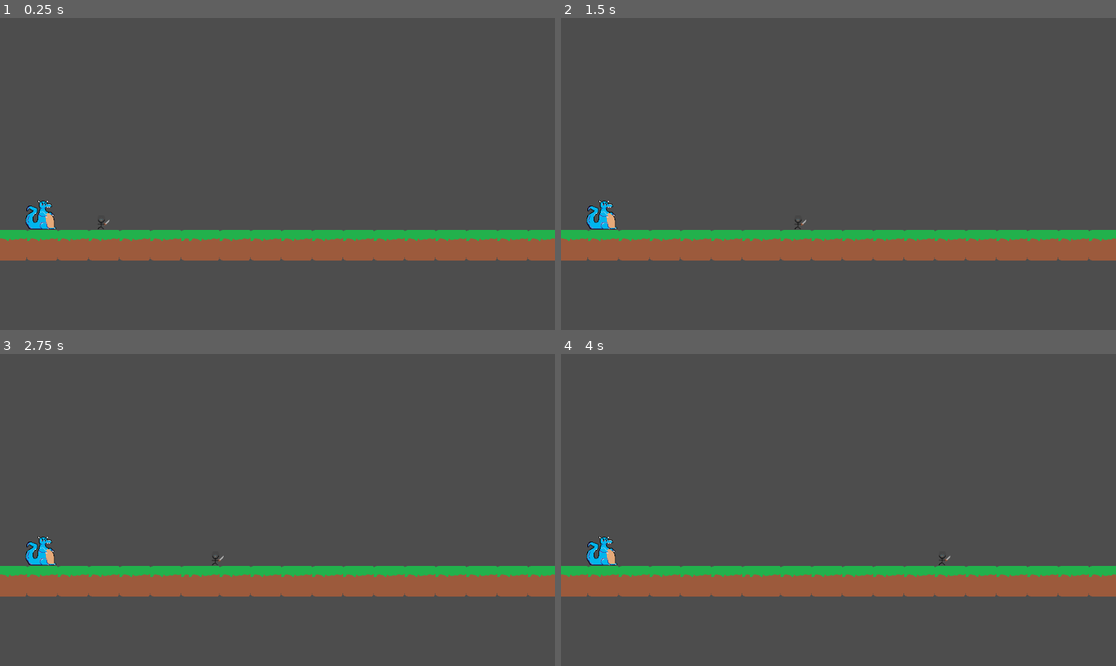
Above: before the commit, frames 1-4 (two rows, left to right).
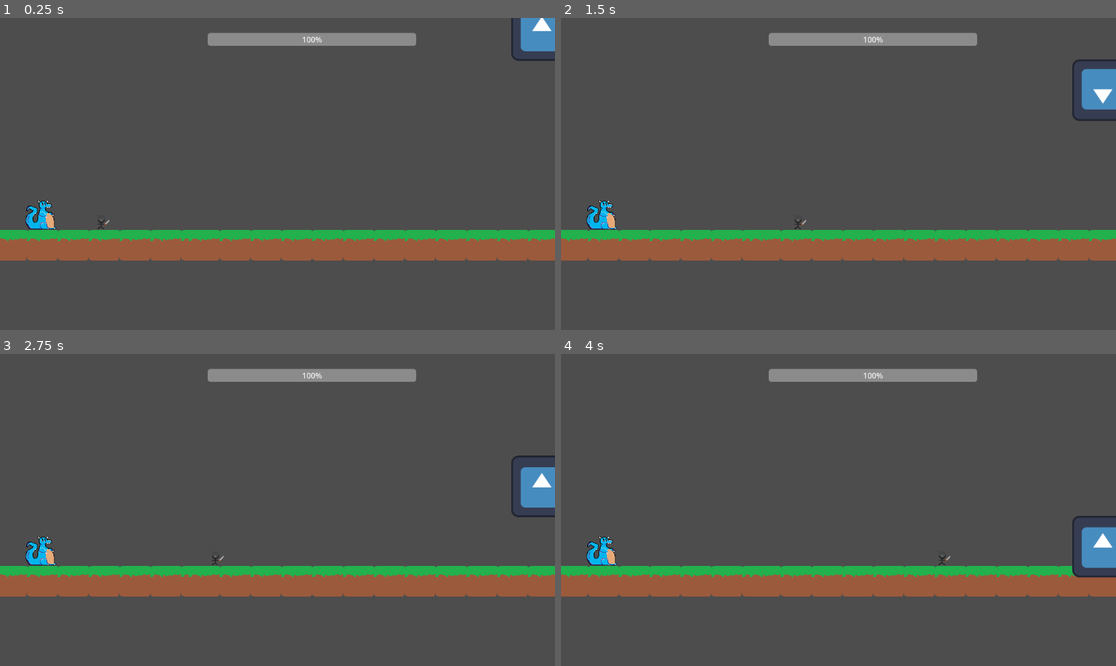
Above: after the commit, the same moments.

Repository: pbagnoud/trijam311
Game: Godot game, scene res://scene/main.tscn
The game is run twice, just before and just after one commit, with the same random seed, the same clock (stepped at 60 frames per second) and the same inputs. The project has no main scene, so this scene is started directly. The engine's default icon, where the game draws it, is replaced by a stand-in: a white triangle on a blue panel in a dark square.
Inputs:
- Up to frame 1 (0.25 s): no input
- Up to frame 2 (1.5 s): tap Enter (ui_accept) at 0.5, 0.77 s; hold Right (ui_right) from 0.53 s (still down)
- Up to frame 3 (2.75 s): tap Enter (ui_accept) at 1.52 s; release Right (ui_right) at 2.03 s; hold Left (ui_left) from 2.03 s (still down)
- Up to frame 4 (4 s): release Left (ui_left) at 2.78 s; hold Right (ui_right) from 2.78 s (still down); tap Enter (ui_accept) at 3.02, 3.77 s

The runs differ from the first frame. In frame 1, 2.4% of the frame differs, in the area x 37-100%, y 0-14%; in frame 2, 2.6%; in frame 3, 2.6%; in frame 4, 2.8%, in the area x 37-100%, y 4-72%.

Commit message:
Changé groupe

Diff:
--- a/trijam311/scene/Character.tscn
+++ b/trijam311/scene/Character.tscn
@@ -18,7 +18,7 @@
 "speed": 5.0
 }]
 
-[node name="Character" type="CharacterBody2D"]
+[node name="Character" type="CharacterBody2D" groups=["Player"]]
 script = ExtResource("1_cj522")
 
 [node name="CollisionShape2D" type="CollisionShape2D" parent="."]
--- a/trijam311/scene/main.tscn
+++ b/trijam311/scene/main.tscn
@@ -1,9 +1,12 @@
-[gd_scene load_steps=7 format=4 uid="uid://nu8l30genray"]
+[gd_scene load_steps=12 format=4 uid="uid://nu8l30genray"]
 
 [ext_resource type="Script" path="res://script/main.gd" id="1_seciw"]
 [ext_resource type="Texture2D" uid="uid://bv8so10pn41s2" path="res://asset/floor_placeholder.png" id="2_lefjs"]
 [ext_resource type="PackedScene" uid="uid://f4pi2uknlxro" path="res://scene/Character.tscn" id="3_qysgs"]
-[ext_resource type="PackedScene" path="res://scene/boss.tscn" id="4_dfo6j"]
+[ext_resource type="PackedScene" uid="uid://c74xxvv5fksis" path="res://scene/boss.tscn" id="4_dfo6j"]
+[ext_resource type="PackedScene" path="res://scene/fireball.tscn" id="5_4bfyv"]
+[ext_resource type="Texture2D" uid="uid://c7xfb6l25y2n3" path="res://asset/background.png" id="6_4vopv"]
+[ext_resource type="PackedScene" uid="uid://yn5ufdfx561d" path="res://scene/Boss_healthbar.tscn" id="7_r1egk"]
 
 [sub_resource type="TileSetAtlasSource" id="TileSetAtlasSource_f0eti"]
 texture = ExtResource("2_lefjs")
@@ -15,10 +18,20 @@
 physics_layer_0/collision_layer = 1
 sources/1 = SubResource("TileSetAtlasSource_f0eti")
 
+[sub_resource type="TileSetAtlasSource" id="TileSetAtlasSource_xlabv"]
+texture = ExtResource("6_4vopv")
+0:0/size_in_atlas = Vector2i(72, 26)
+0:0/0 = 0
+0:26/size_in_atlas = Vector2i(29, 4)
+0:26/0 = 0
+
+[sub_resource type="TileSet" id="TileSet_dtnlo"]
+sources/0 = SubResource("TileSetAtlasSource_xlabv")
+
 [node name="main" type="Node2D"]
 script = ExtResource("1_seciw")
 
-[node name="Environnement" type="TileMapLayer" parent="."]
+[node name="Environnement_placeholder" type="TileMapLayer" parent="."]
 tile_map_data = PackedByteArray("AAABAB0AAQAAAAAAAAAFAB0AAQAAAAAAAAAJAB0AAQAAAAAAAAANAB0AAQAAAAAAAAARAB0AAQAAAAAAAAAVAB …(224 unchanged characters)…
 tile_set = SubResource("TileSet_yb823")
 
@@ -27,3 +40,15 @@
 
 [node name="Node2D" parent="." instance=ExtResource("4_dfo6j")]
 position = Vector2(85, 410)
+
+[node name="Fireball" parent="." instance=ExtResource("5_4bfyv")]
+
+[node name="Environnement_true" type="TileMapLayer" parent="."]
+visible = false
+tile_set = SubResource("TileSet_dtnlo")
+
+[node name="BossHealthbar" parent="." instance=ExtResource("7_r1egk")]
+offset_left = 431.0
+offset_top = 31.0
+offset_right = 864.0
+offset_bottom = 58.0
